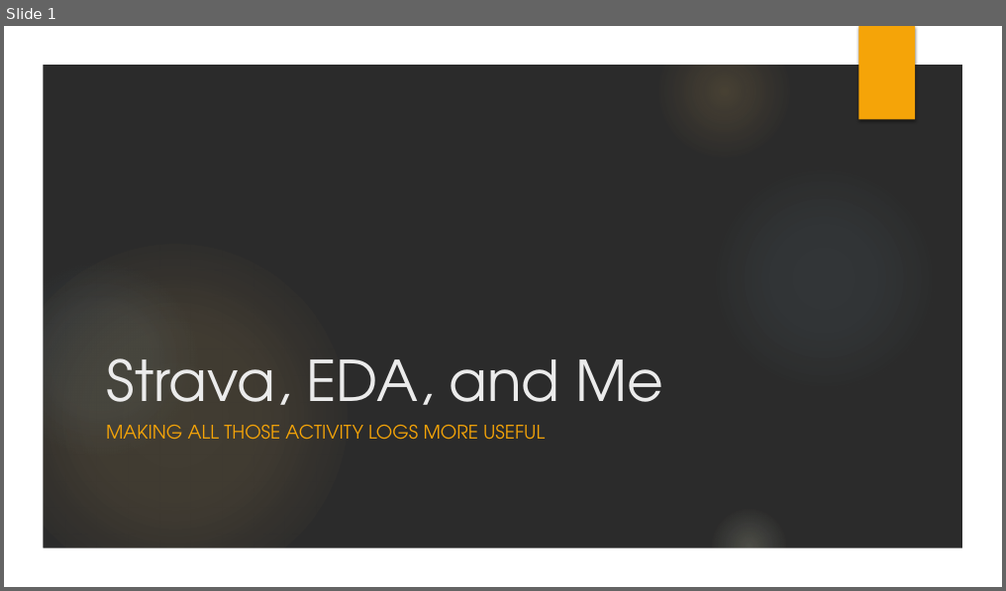
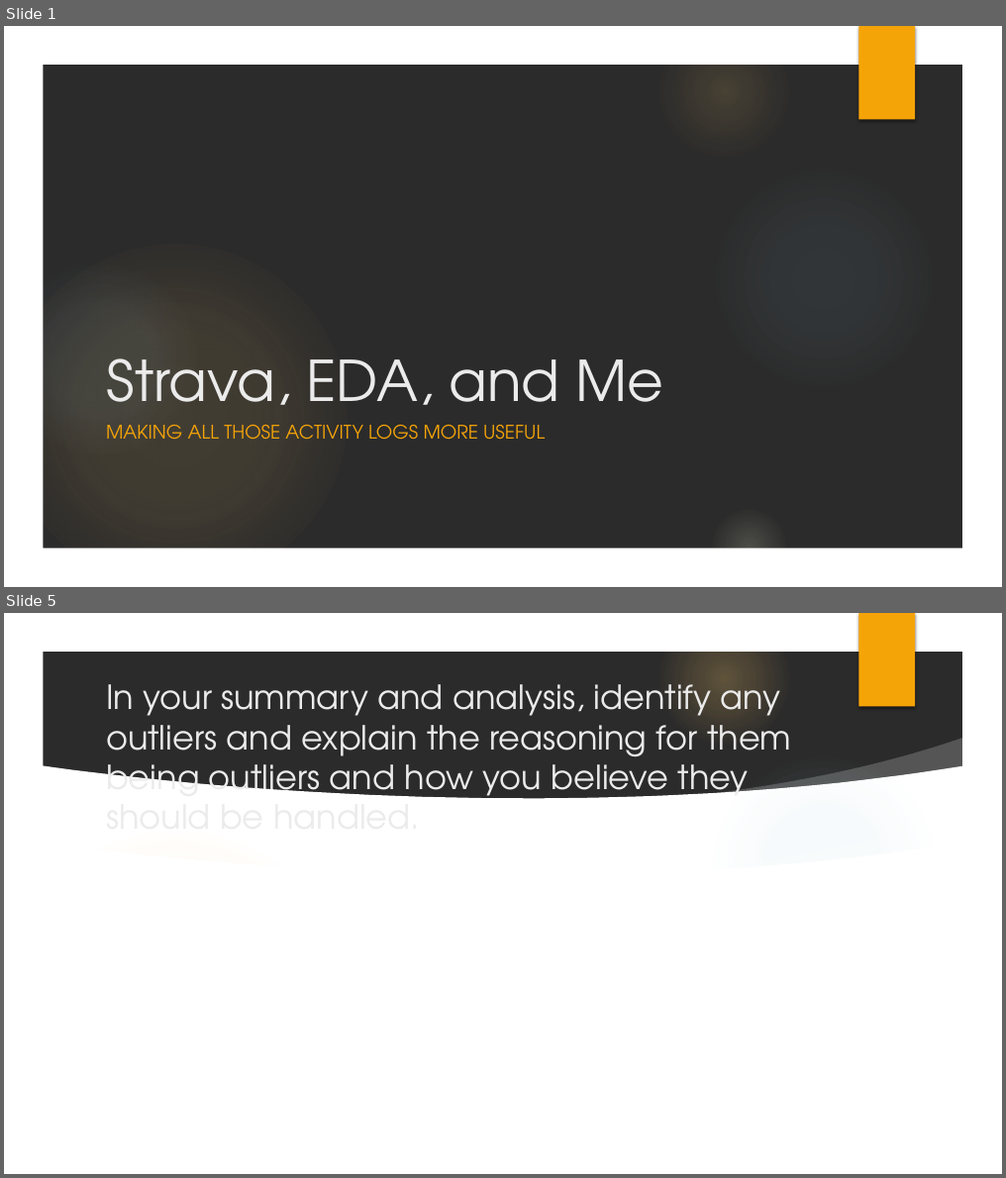
Before and after one commit to neuggs/Working-With-Strava-Data-Python, a slide deck: 01. My Dataset.pptx. Shown one above the other, each under a label of ours: slide 1 before the commit, slides 1 and 5 after it; the slides between them are not shown. The pictures are 1006x591 and 1006x1178 pixels, drawn with LibreOffice and Linux fonts; fonts in the diff are those of the drawing; background and template pictures are left out; a plain dark background stands for a picture behind light text. Boxes give left, top, right and bottom in pixels: in the first picture for what was removed or moved away, otherwise in the second. Text is boxed around its words. In the diff, an @@ line names an element or a change of style, - is before the commit and + after.

```diff
--- a/01. My Dataset.pptx
+++ b/01. My Dataset.pptx
@@ slide 5 added at [4,613,1002,1174], background picture (left out); not listed: 14 template elements that a slide beside it also shows @@
@@ title added at [106,684,791,806], 32 pt, text #EBEBEB @@
+In your summary and analysis, identify any outliers and explain the reasoning for them being outliers and how you believe they should be handled.
@@ freeform shape added at [698,738,971,819], fill #FFFFFF at 20% opacity @@
@@ freeform shape added at [42,765,964,1137], fill #FFFFFF @@
@@ freeform shape added at [698,813,971,894], fill #FFFFFF at 20% opacity @@
@@ freeform shape added at [42,842,964,1137], fill #FFFFFF @@
```
Also in this commit, not shown: 1 slide changed, 2 other slides added, 2 other files.
